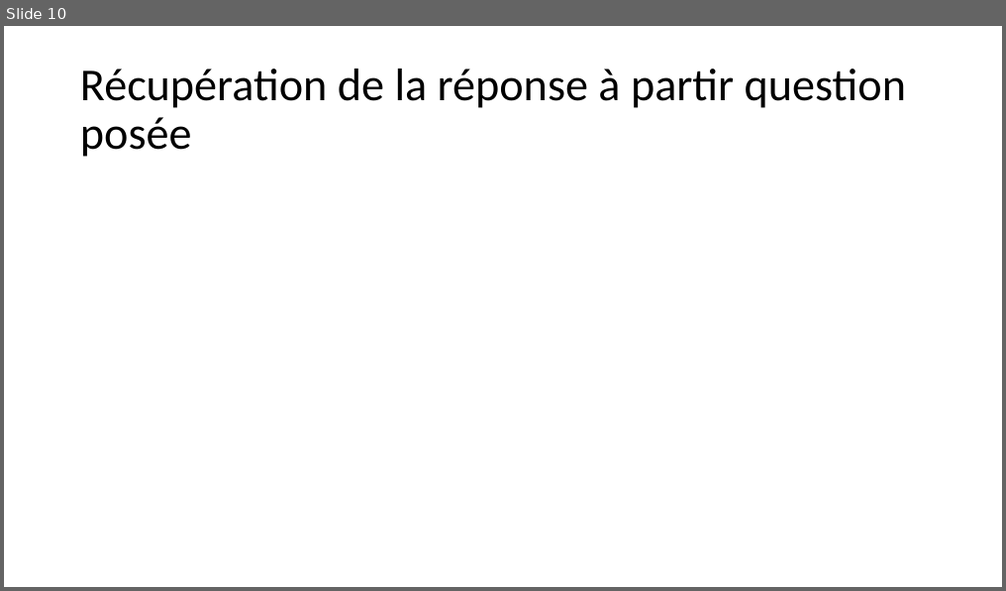
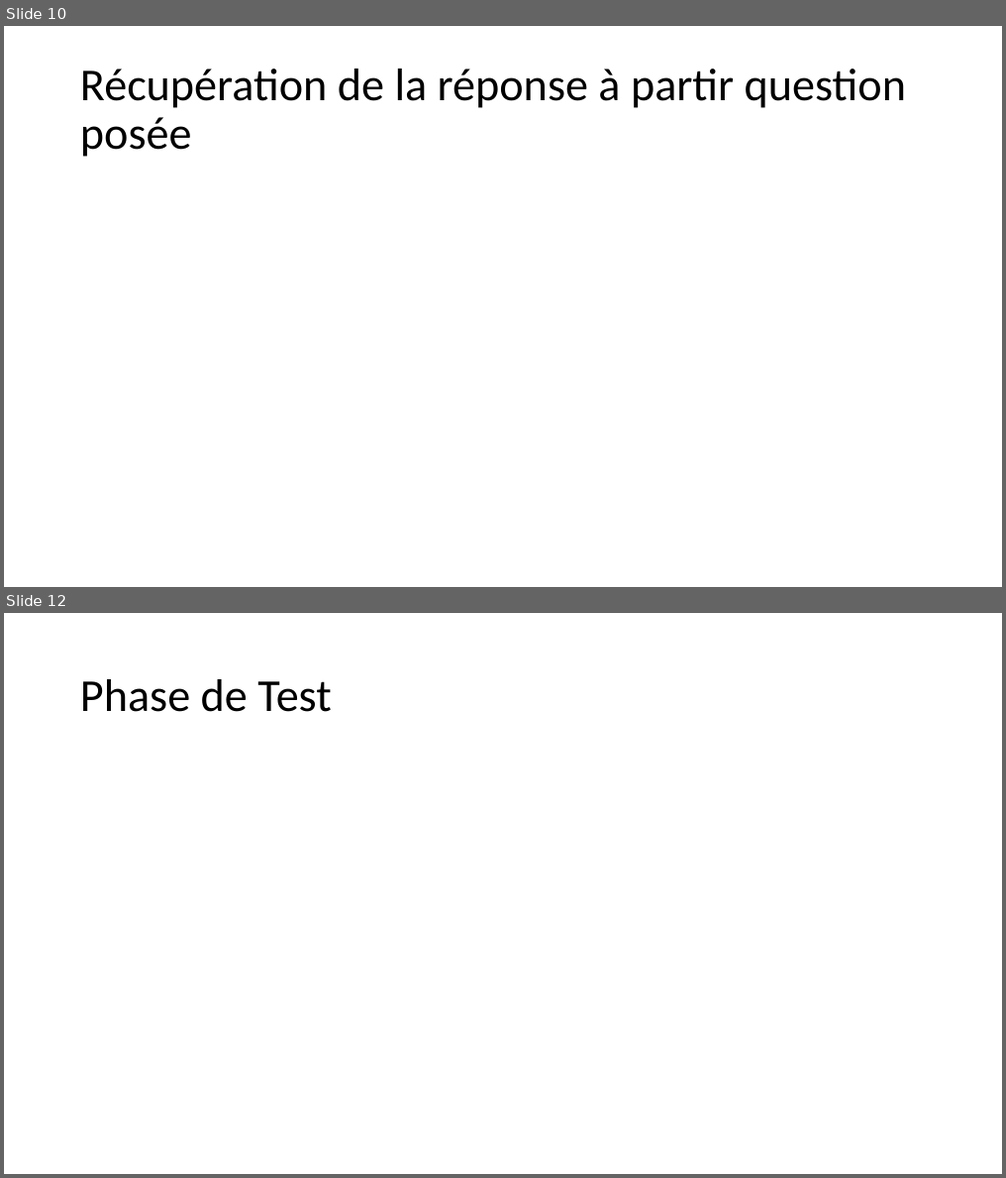
Before and after one commit to PorteAntoine/IHM_PEPPER_CPE2017, a slide deck: Rapport/Diapo_ihm_pepper.pptx. Shown one above the other, each under a label of ours: slide 10 before the commit, slides 10 and 12 after it; the slides between them are not shown. The pictures are 1006x591 and 1006x1178 pixels, drawn with LibreOffice and Linux fonts; fonts in the diff are those of the drawing; background and template pictures are left out. Boxes give left, top, right and bottom in pixels: in the first picture for what was removed or moved away, otherwise in the second. Text is boxed around its words. In the diff, an @@ line names an element or a change of style, - is before the commit and + after.

```diff
--- a/Rapport/Diapo_ihm_pepper.pptx
+++ b/Rapport/Diapo_ihm_pepper.pptx
@@ slide 12 added at [4, 613, 1002, 1174], background picture (left out) @@
@@ title added at [80, 679, 331, 712], 44 pt, text #000000 @@
+Phase de Test
```
Also in this commit, not shown: 2 slides changed, 3 other slides added, 1 slide removed.
